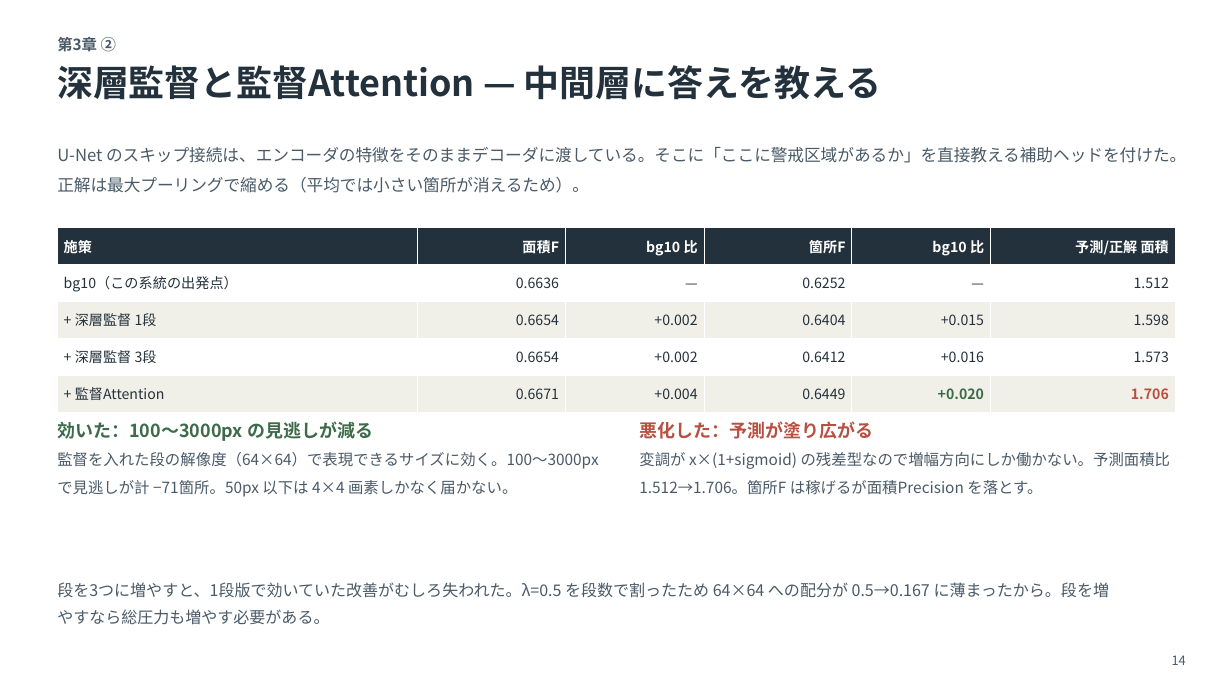
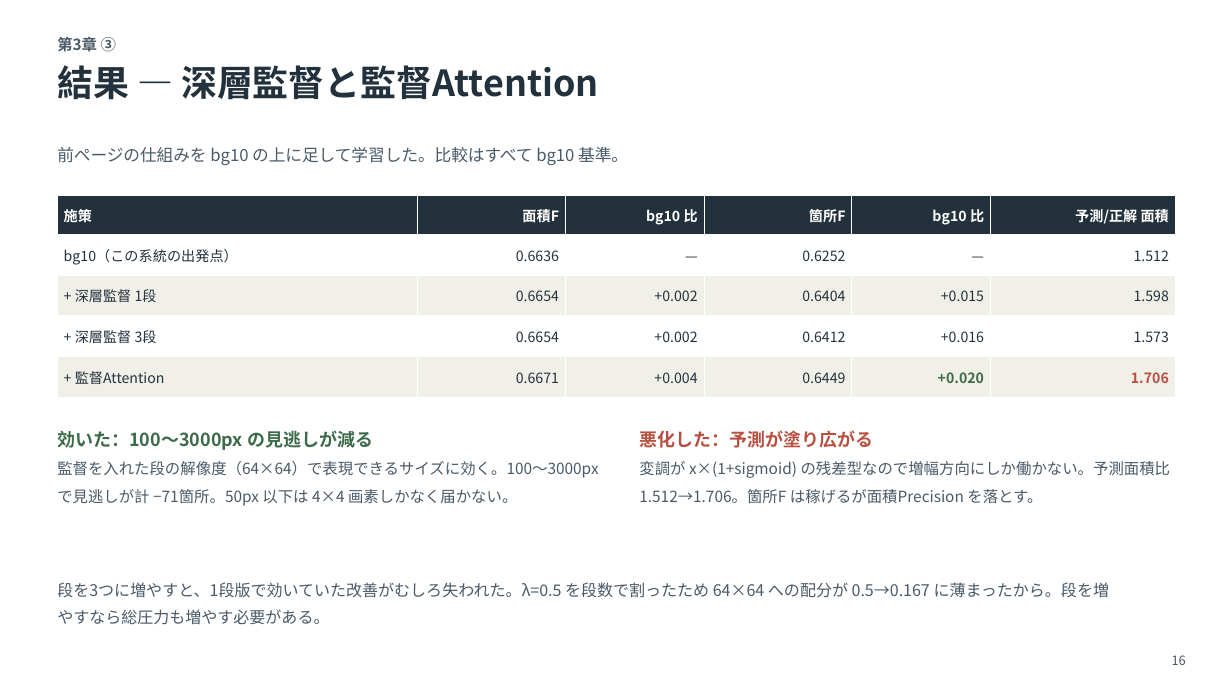
Before and after one commit to SomaDC5/DetectHazard, a slide deck: slide 16 of docs/発表/夏期進捗報告_急傾斜地崩壊危険区域の自動抽出.pptx (slide 14 before the commit). Drawn at 1232x693 pixels with LibreOffice and Linux fonts; fonts in the diff are those of the drawing. Boxes give left, top, right and bottom in pixels: in the first picture for what was removed or moved away, otherwise in the second. Text is boxed around its words. In the diff, an @@ line names an element or a change of style, - is before the commit and + after.

```diff
--- a/docs/発表/夏期進捗報告_急傾斜地崩壊危険区域の自動抽出.pptx
+++ b/docs/発表/夏期進捗報告_急傾斜地崩壊危険区域の自動抽出.pptx
@@ text at [57, 65, 599, 100]: text changed @@
-深層監督と監督Attention — 中間層に答えを教える
+結果 — 深層監督と監督Attention
@@ text at [57, 147, 628, 165]: text changed @@
-U-Net のスキップ接続は、エンコーダの特徴をそのままデコーダに渡している。そこに「ここに警戒区域があるか」を直接教える補助ヘッドを付けた。正解は最大プーリングで縮める（平均では小さい箇所が消えるため）。
+前ページの仕組みを bg10 の上に足して学習した。比較はすべて bg10 基準。
@@ table: place and size @@
-table at [57, 227, 1176, 412]
+table at [57, 196, 1176, 397]
@@ text "効いた：100〜3000px の見逃しが減る": place and size @@
-text "効いた：100〜3000px の見逃しが減る" at [57, 421, 598, 497]
+text "効いた：100〜3000px の見逃しが減る" at [57, 430, 598, 506]
@@ text "悪化した：予測が塗り広がる": place and size @@
-text "悪化した：予測が塗り広がる" at [639, 421, 1171, 495]
+text "悪化した：予測が塗り広がる" at [639, 430, 1171, 504]
@@ text at [1172, 655, 1186, 665]: text changed @@
-14
+16
```
Also in this commit, not shown: 21 other slides changed, 6 slides added.
